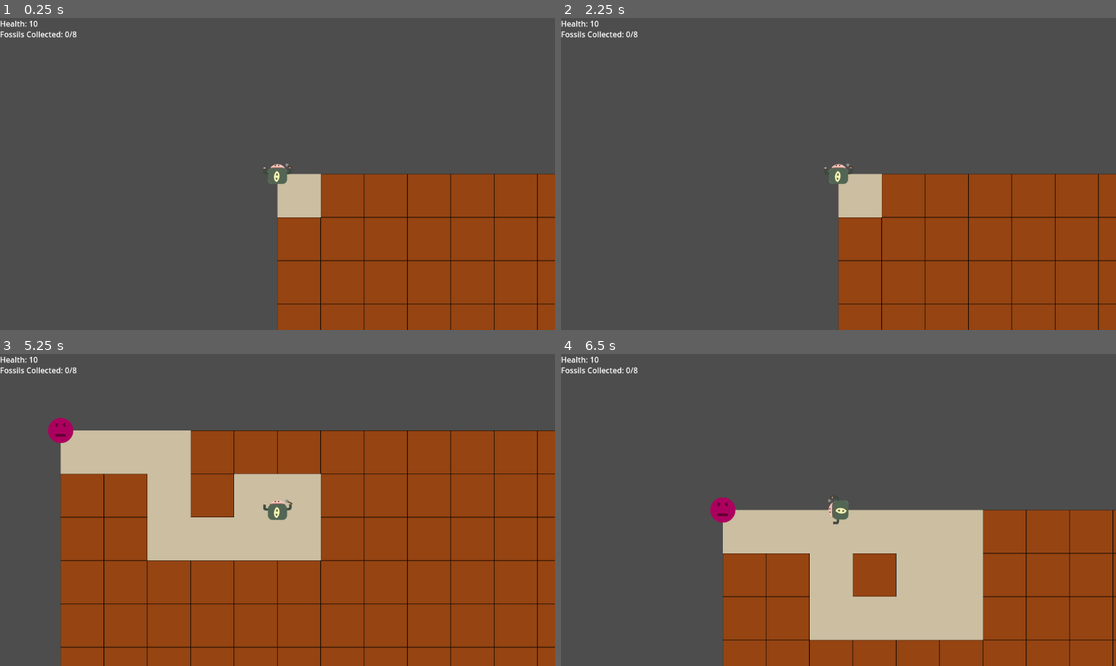
Above: before the commit, frames 1-4 (two rows, left to right).
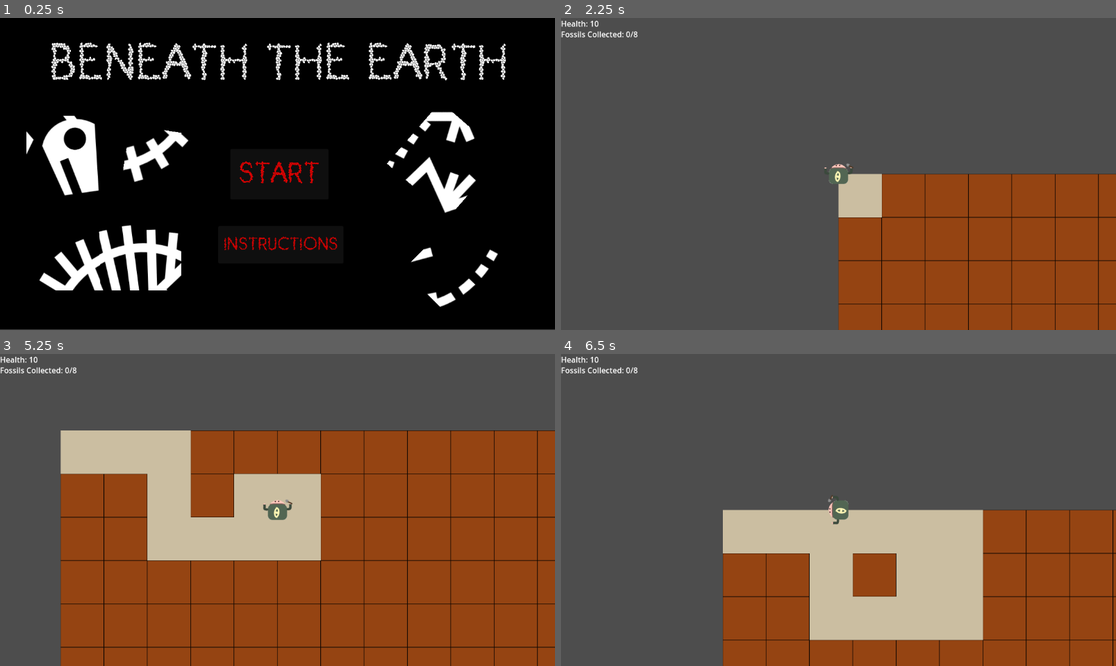
Above: after the commit, the same moments.

Repository: DonYall/Beneath-The-Earth
Game: Godot game, scene res://Scenes/GameScenes/MainMenu.tscn
Same seed, same stepped clock (60 frames per second), same inputs: the game is played once before the commit and once after it. Before the commit the project starts from res://Scenes/Main.tscn.
Inputs (mouse positions are in pixels of both pictures, inside the frame that each line leads up to):
- Up to frame 1 (0.25 s): no input
- Up to frame 2 (2.25 s): click (844, 245) at 0.5 s, where only the run after the commit has a clickable "INSTRUCTIONS"; click (838, 286) at 1.25 s, where only the run after the commit has a clickable "BACK"; click (838, 174) at 2 s, where only the run after the commit has a clickable "START"
- Up to frame 3 (5.25 s): tap Enter at 2.75 s; hold Right (move_right) 2.78-3.53 s; hold Down (move_down) 3.53-4.28 s; hold Right (move_right) 4.28-5.03 s; hold Up (move_up) from 5.03 s (still down)
- Up to frame 4 (6.5 s): release Up (move_up) at 5.78 s; hold Left (move_left) from 5.78 s (still down)

The runs differ from the first frame. In frame 1, 99% of the frame differs, in the area x 0-100%, y 0-100%; in frame 2, nothing differs; in frame 3, 0.3%; in frame 4, 0.3%.

Commit message:
Add main menu and instructions

Diff:
--- /dev/null
+++ b/Scenes/GameScenes/Instructions.gd
@@ -0,0 +1,15 @@
+extends Control
+
+
+# Called when the node enters the scene tree for the first time.
+func _ready():
+	pass # Replace with function body.
+
+
+# Called every frame. 'delta' is the elapsed time since the previous frame.
+func _process(delta):
+	pass
+
+
+func _on_start_button_pressed():
+	get_tree().change_scene_to_file("res://Scenes/GameScenes/MainMenu.tscn")
--- /dev/null
+++ b/Scenes/GameScenes/Instructions.tscn
@@ -0,0 +1,60 @@
+[gd_scene load_steps=4 format=3 uid="uid://dqtqibq5mfor5"]
+
+[ext_resource type="Script" path="res://Scenes/GameScenes/Instructions.gd" id="1_50xca"]
+[ext_resource type="FontFile" uid="uid://dxiq003dsq4qq" path="res://Assets/Fonts/Dinosaur Skin.ttf" id="1_s4rl8"]
+[ext_resource type="Texture2D" uid="uid://dg4cth0121vsd" path="res://Assets/Textures/Items/Fossils/fossil-8.png" id="2_weuti"]
+
+[node name="Instructions" type="Control"]
+layout_mode = 3
+anchors_preset = 0
+script = ExtResource("1_50xca")
+
+[node name="BackgroundColour" type="ColorRect" parent="."]
+offset_right = 1153.0
+offset_bottom = 647.0
+color = Color(0, 0, 0, 1)
+
+[node name="Title" type="Label" parent="."]
+offset_left = 2.0
+offset_top = 19.0
+offset_right = 1155.0
+offset_bottom = 135.0
+theme_override_fonts/font = ExtResource("1_s4rl8")
+theme_override_font_sizes/font_size = 85
+text = "Instructions"
+horizontal_alignment = 1
+vertical_alignment = 1
+
+[node name="InstructionsText" type="Label" parent="."]
+offset_left = 48.0
+offset_top = 150.0
+offset_right = 1129.0
+offset_bottom = 553.0
+theme_override_fonts/font = ExtResource("1_s4rl8")
+theme_override_font_sizes/font_size = 30
+text = "The king has assigned you to dig up the fossil of a mythical creature for your kingdom…
+*** Press WASD or use the arrow keys to move. ***
+Move into a block of dirt to break it, possibly unveiling an item below it.
+Depending on the type of item, you may want to walk over it to pick it up. Be careful as some items might hurt you. And other dangers...
+You win if you somehow collect all the fossils. You lose if.. well.. you die.
+
+"
+autowrap_mode = 2
+
+[node name="StartButton" type="Button" parent="."]
+offset_left = 469.0
+offset_top = 507.0
+offset_right = 673.0
+offset_bottom = 612.0
+theme_override_colors/font_color = Color(1, 0, 0, 1)
+theme_override_fonts/font = ExtResource("1_s4rl8")
+theme_override_font_sizes/font_size = 50
+text = "BACK
+"
+
+[node name="Fossil-8" type="Sprite2D" parent="."]
+position = Vector2(952, 75)
+scale = Vector2(0.658824, 0.658824)
+texture = ExtResource("2_weuti")
+
+[connection signal="pressed" from="StartButton" to="." method="_on_start_button_pressed"]
--- /dev/null
+++ b/Scenes/GameScenes/MainMenu.gd
@@ -0,0 +1,19 @@
+extends Control
+
+
+# Called when the node enters the scene tree for the first time.
+func _ready():
+	pass # Replace with function body.
+
+
+# Called every frame. 'delta' is the elapsed time since the previous frame.
+func _process(delta):
+	pass
+
+# When start button is pressed, load the main gameplay scene.
+func _on_start_button_pressed():
+	get_tree().change_scene_to_file("res://Scenes/Main.tscn")
+
+
+func _on_instructions_pressed():
+	get_tree().change_scene_to_file("res://Scenes/GameScenes/Instructions.tscn")
--- /dev/null
+++ b/Scenes/GameScenes/MainMenu.tscn
@@ -0,0 +1,85 @@
+[gd_scene load_steps=9 format=3 uid="uid://druwwdsfoxuce"]
+
+[ext_resource type="FontFile" uid="uid://dxiq003dsq4qq" path="res://Assets/Fonts/Dinosaur Skin.ttf" id="1_5aqgp"]
+[ext_resource type="Script" path="res://Scenes/GameScenes/MainMenu.gd" id="1_df23t"]
+[ext_resource type="Texture2D" uid="uid://dg4cth0121vsd" path="res://Assets/Textures/Items/Fossils/fossil-8.png" id="2_06xgh"]
+[ext_resource type="Texture2D" uid="uid://co7lqtnp25bp7" path="res://Assets/Textures/Items/Fossils/fossil-3.png" id="3_ql73k"]
+[ext_resource type="Texture2D" uid="uid://b4malxupeh1hm" path="res://Assets/Textures/Items/Fossils/fossil-1.png" id="4_7v3rx"]
+[ext_resource type="Texture2D" uid="uid://csi3bypbl318m" path="res://Assets/Textures/Items/Fossils/fossil-5.png" id="5_ekv2b"]
+[ext_resource type="Texture2D" uid="uid://gon2mifw6ejb" path="res://Assets/Textures/Items/Fossils/fossil-6.png" id="6_4r47f"]
+[ext_resource type="Texture2D" uid="uid://cqneih52tmeac" path="res://Assets/Textures/Items/Fossils/fossil-4.png" id="7_5h3ye"]
+
+[node name="MainMenu" type="Control"]
+layout_mode = 3
+anchors_preset = 0
+script = ExtResource("1_df23t")
+
+[node name="BackgroundColour" type="ColorRect" parent="."]
+layout_mode = 0
+offset_right = 1153.0
+offset_bottom = 647.0
+color = Color(0, 0, 0, 1)
+
+[node name="Title" type="Label" parent="."]
+layout_mode = 0
+offset_left = 2.0
+offset_top = 40.0
+offset_right = 1155.0
+offset_bottom = 156.0
+theme_override_fonts/font = ExtResource("1_5aqgp")
+theme_override_font_sizes/font_size = 85
+text = "BENEATH THE EARTH"
+horizontal_alignment = 1
+vertical_alignment = 1
+
+[node name="Instructions" type="Button" parent="."]
+offset_left = 453.0
+offset_top = 432.0
+offset_right = 713.0
+offset_bottom = 510.0
+theme_override_colors/font_color = Color(1, 0, 0, 1)
+theme_override_fonts/font = ExtResource("1_5aqgp")
+theme_override_font_sizes/font_size = 30
+text = "INSTRUCTIONS
+"
+
+[node name="StartButton" type="Button" parent="."]
+layout_mode = 0
+offset_left = 478.0
+offset_top = 272.0
+offset_right = 682.0
+offset_bottom = 377.0
+theme_override_colors/font_color = Color(1, 0, 0, 1)
+theme_override_fonts/font = ExtResource("1_5aqgp")
+theme_override_font_sizes/font_size = 50
+text = "START"
+
+[node name="Fossil-8" type="Sprite2D" parent="."]
+position = Vector2(140, 288)
+texture = ExtResource("2_06xgh")
+
+[node name="Fossil-3" type="Sprite2D" parent="."]
+position = Vector2(341, 319)
+rotation = -1.41451
+texture = ExtResource("3_ql73k")
+
+[node name="Fossil-1" type="Sprite2D" parent="."]
+position = Vector2(123, 481)
+texture = ExtResource("4_7v3rx")
+
+[node name="Fossil-5" type="Sprite2D" parent="."]
+position = Vector2(923, 294)
+rotation = -0.855058
+texture = ExtResource("5_ekv2b")
+
+[node name="Fossil-6" type="Sprite2D" parent="."]
+position = Vector2(957, 523)
+rotation = -0.787278
+texture = ExtResource("6_4r47f")
+
+[node name="Fossil-4" type="Sprite2D" parent="."]
+position = Vector2(291, 481)
+texture = ExtResource("7_5h3ye")
+
+[connection signal="pressed" from="Instructions" to="." method="_on_instructions_pressed"]
+[connection signal="pressed" from="StartButton" to="." method="_on_start_button_pressed"]
--- a/project.godot
+++ b/project.godot
@@ -11,7 +11,7 @@
 [application]
 
 config/name="Beneath-the-earth"
-run/main_scene="res://Scenes/Main.tscn"
+run/main_scene="res://Scenes/GameScenes/MainMenu.tscn"
 config/features=PackedStringArray("4.2", "Forward Plus")
 config/icon="res://Assets/Textures/icon.svg"
 
Binary file added: Assets/Fonts/Dinosaur Skin.ttf
Not shown, added: Assets/Fonts/Dinosaur Skin.ttf.import
Binary file added: Assets/Textures/Other/Beneath-the-Earth.png
Not shown, added: Assets/Textures/Other/Beneath-the-Earth.png.import
